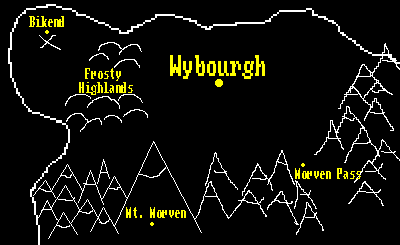
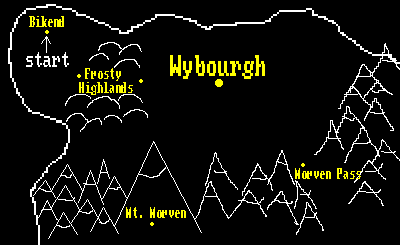
The second 400x245 image is a revision of the first. Changes to its layers:
added layer "start" above "Background" over [26, 52, 69, 67]
painted on "Background" over [39, 35, 143, 83]
